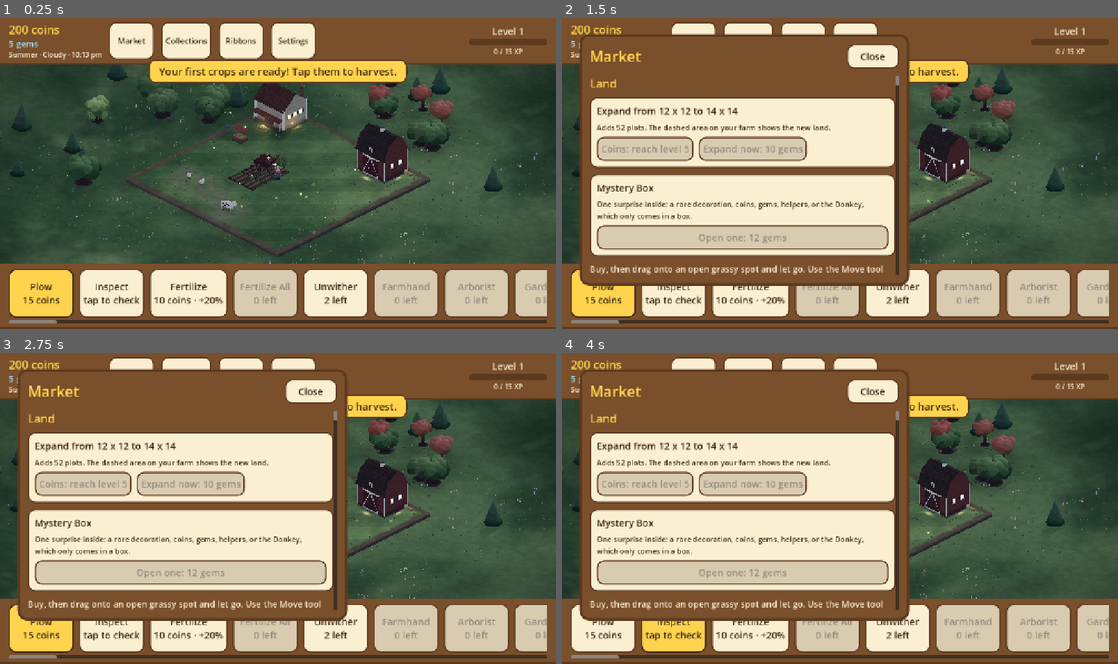
Above: before the commit, frames 1-4 (two rows, left to right).
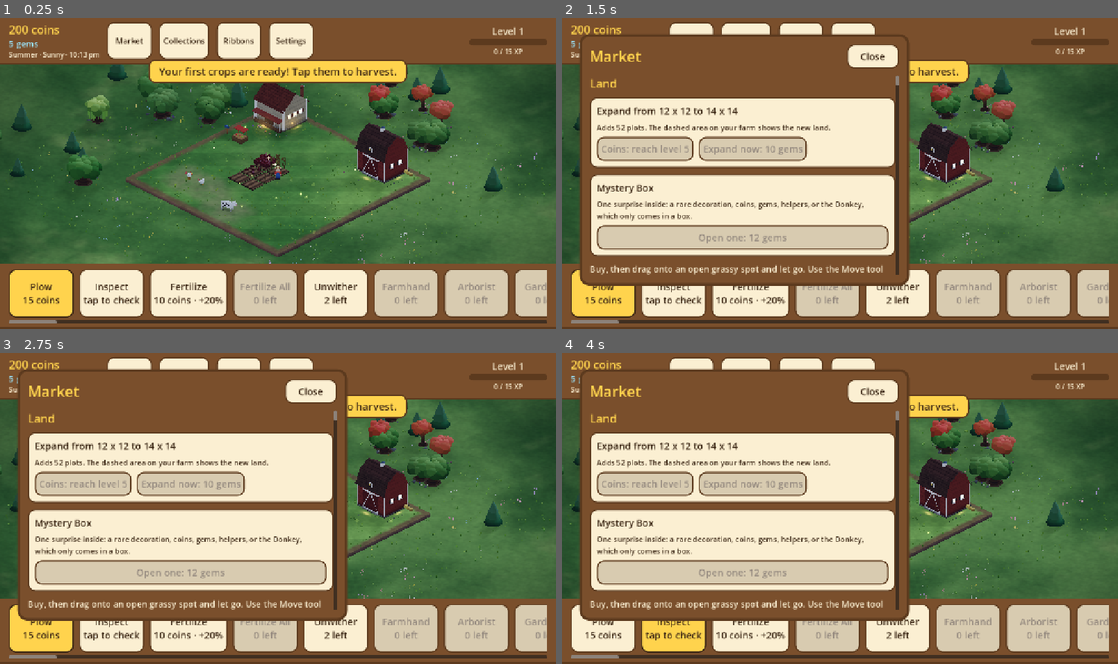
Above: after the commit, the same moments.

Repository: aniket-patra-1998/farm-game
Game: Godot game, scene res://scenes/main.tscn
Two runs of this game, one before a commit and one after it. Both use one fixed random seed, a clock stepped at 60 frames per second and the inputs below.
Inputs:
- Up to frame 1 (0.25 s): no input
- Up to frame 2 (1.5 s): click "Market" at 0.5 s; click "Collections" at 1.25 s
- Up to frame 3 (2.75 s): click "Ribbons" at 2 s
- Up to frame 4 (4 s): click "Plow 15 coins" at 2.75 s; click "Inspect tap to check" at 3.5 s

The runs differ from the first frame. In frame 1, 35% of the frame differs, in the area x 0-100%, y 1-80%; in frame 2, 15%; in frame 3, 15%; in frame 4, 15%.

Commit message:
New farms start in fair weather; butterflies and birds stay in out of rain, snow and fog
Co-Authored-By: Claude Sonnet 5.5 <noreply@anthropic.com>
Claude-Session: https://claude.ai/code/session_014fNSr1LTa4ZmUtF6K6voar

Diff:
--- a/autoload/game.gd
+++ b/autoload/game.gd
@@ -111,6 +111,8 @@
 var arborists := 0                 # collect every tree at once
 var gardeners := 0                 # collect every bloom at once
 var fertilizer_bags := 0           # free fertilizer, used before coins
+const FRESH_FARM_CLEAR_SECONDS := 1800   # a new farm starts in fair weather for this long
+var clear_until := 0               # unix time until which the weather is clear (a new farm)
 var weather_override := ""         # force a weather state (screenshots, testing); "" = the real weather
 var debug_time_offset := 0         # seconds; only changed by the debug skip button
 var tutorial_step: int = Tutorial.HARVEST
@@ -838,14 +840,15 @@
 ## most, so a frame asking again gets the same answer without the work.
 func weather() -> Dictionary:
 	var t := now()
-	if t != _weather_at or weather_override != _weather_for:
+	var forced := weather_override if weather_override != "" else ("clear" if t < clear_until else "")
+	if t != _weather_at or forced != _weather_for:
 		_weather_at = t
-		_weather_for = weather_override
+		_weather_for = forced
 		_weather = Weather.current(
 			t,
 			DayCycle.SEASON,
 			DayCycle.local_hour(t, DayCycle.device_bias_minutes()),
-			weather_override
+			forced
 		)
 	return _weather
 
@@ -1071,6 +1074,7 @@
 	gems = START_GEMS
 	xp = 0
 	debug_time_offset = 0
+	clear_until = now() + FRESH_FARM_CLEAR_SECONDS
 	tutorial_step = Tutorial.HARVEST
 	objects = []
 	next_uid = 1
@@ -1150,6 +1154,7 @@
 		"tutorial_step": tutorial_step,
 		"objects": objects,
 		"farm_size": farm_size,
+		"clear_until": clear_until,
 		"unwithers": unwithers,
 		"fertilize_alls": fertilize_alls,
 		"parts": parts,
@@ -1233,6 +1238,7 @@
 	if saved_plots.size() != MAX_SIZE * MAX_SIZE:
 		return false
 	farm_size = clampi(int(data.get("farm_size", START_SIZE)), START_SIZE, MAX_SIZE)
+	clear_until = int(data.get("clear_until", 0))
 	unwithers = int(data.get("unwithers", START_UNWITHERS))
 	fertilize_alls = int(data.get("fertilize_alls", 0))
 	var saved_parts: Dictionary = data.get("parts", {})
--- a/scripts/world3d/ambient_life.gd
+++ b/scripts/world3d/ambient_life.gd
@@ -6,6 +6,7 @@
 ## (shaders/flutter3d, firefly3d), so a hundred of them cost two draws and no script. They fade with the time
 ## of day (the shared `dark`). How many follows how much land there is.
 
+const WEATHER_CHECK_SECONDS := 2.0
 const BUTTERFLIES_PER_ROW := 1.6      # butterflies per row of land (farm_size)
 const FIREFLIES_PER_ROW := 2.4
 const FLOCKS := 2
@@ -21,11 +22,33 @@
 const SKY_HEIGHT := 6.0
 
 var _built_for := -1
+var _since_check := 0.0
+var _butterflies: MeshInstance3D
+var _birds: MeshInstance3D
 
 
 func _ready() -> void:
 	rebuild()
+	_follow_weather()
+
+
+func _process(delta: float) -> void:
+	_since_check += delta
+	if _since_check >= WEATHER_CHECK_SECONDS:
+		_since_check = 0.0
+		_follow_weather()
 	Game.farm_expanded.connect(func(_n: int) -> void: rebuild())
+
+
+## Butterflies and birds keep out of rain, snow, storms and thick fog (fireflies are for the dark and need no
+## such rule: the night shader shows them).
+func _follow_weather() -> void:
+	var w := Game.weather()
+	var foul := float(w.get("rain", 0.0)) > 0.05 or float(w.get("snow", 0.0)) > 0.05 or float(w.get("fog", 0.0)) > 0.5
+	if _butterflies != null:
+		_butterflies.visible = not foul
+	if _birds != null:
+		_birds.visible = not foul
 
 
 ## (Re)makes the creatures for the farm's present size.
@@ -39,12 +62,12 @@
 	var rng := RandomNumberGenerator.new()
 	rng.seed = 424242
 	var butterflies := maxi(MIN_COUNT, int(n * BUTTERFLIES_PER_ROW))
-	_add(_wings(rng, butterflies, n, WING, true), _material(FLY_SHADER, 0.0), n)
+	_butterflies = _add(_wings(rng, butterflies, n, WING, true), _material(FLY_SHADER, 0.0), n)
 	_add(_dots(rng, maxi(MIN_COUNT, int(n * FIREFLIES_PER_ROW)), n), _material(FIREFLY_SHADER, 0.0), n)
-	_add(_flocks(rng, n), _material(FLY_SHADER, 1.0), n)
+	_birds = _add(_flocks(rng, n), _material(FLY_SHADER, 1.0), n)
 
 
-func _add(mesh: ArrayMesh, mat: ShaderMaterial, n: int) -> void:
+func _add(mesh: ArrayMesh, mat: ShaderMaterial, n: int) -> MeshInstance3D:
 	var mi := MeshInstance3D.new()
 	mi.mesh = mesh
 	mi.material_override = mat
@@ -52,6 +75,7 @@
 	# They wander far from where the mesh is built: tell culling the whole farm and the sky above it.
 	mi.custom_aabb = AABB(Vector3(-8, -1, -8), Vector3(n + 16, SKY_HEIGHT + 2, n + 16))
 	add_child(mi)
+	return mi
 
 
 static func _material(path: String, kind: float) -> ShaderMaterial:
--- a/tests/suites/world3d_test.gd
+++ b/tests/suites/world3d_test.gd
@@ -662,3 +662,21 @@
 	_check(low["bloom"] >= 0.29 and top["bloom"] <= 0.51,
 		"blooms stand 0.3-0.5 (%.2f-%.2f)" % [low["bloom"], top["bloom"]])
 	_check(top["bloom"] < low["tree"], "the tallest flower is shorter than the shortest tree")
+
+
+func test_134_new_farms_start_in_fair_weather_and_rain_keeps_the_butterflies_in() -> void:
+	var g := _farm(true)
+	_check(g.clear_until > g.now(), "a new farm is clear for its first half hour")
+	_eq(str(g.weather()["state"]), "clear", "so it is sunny when you open it")
+	var was: String = Game.weather_override
+	Game.weather_override = "rain"
+	var life := AmbientLife.new()
+	life.rebuild()
+	life._follow_weather()
+	_check(not life._butterflies.visible and not life._birds.visible, "no butterflies or birds in the rain")
+	Game.weather_override = "clear"
+	life._follow_weather()
+	_check(life._butterflies.visible and life._birds.visible, "they come back in fair weather")
+	life.free()
+	Game.weather_override = was
+	_done(g)
